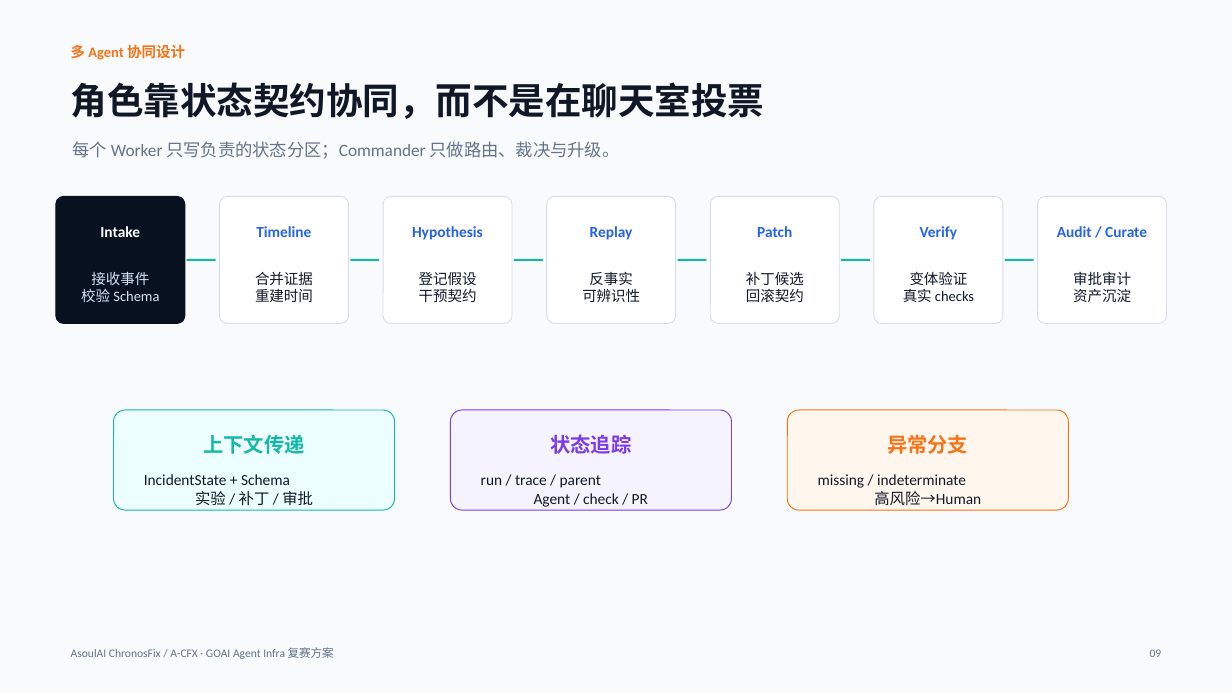
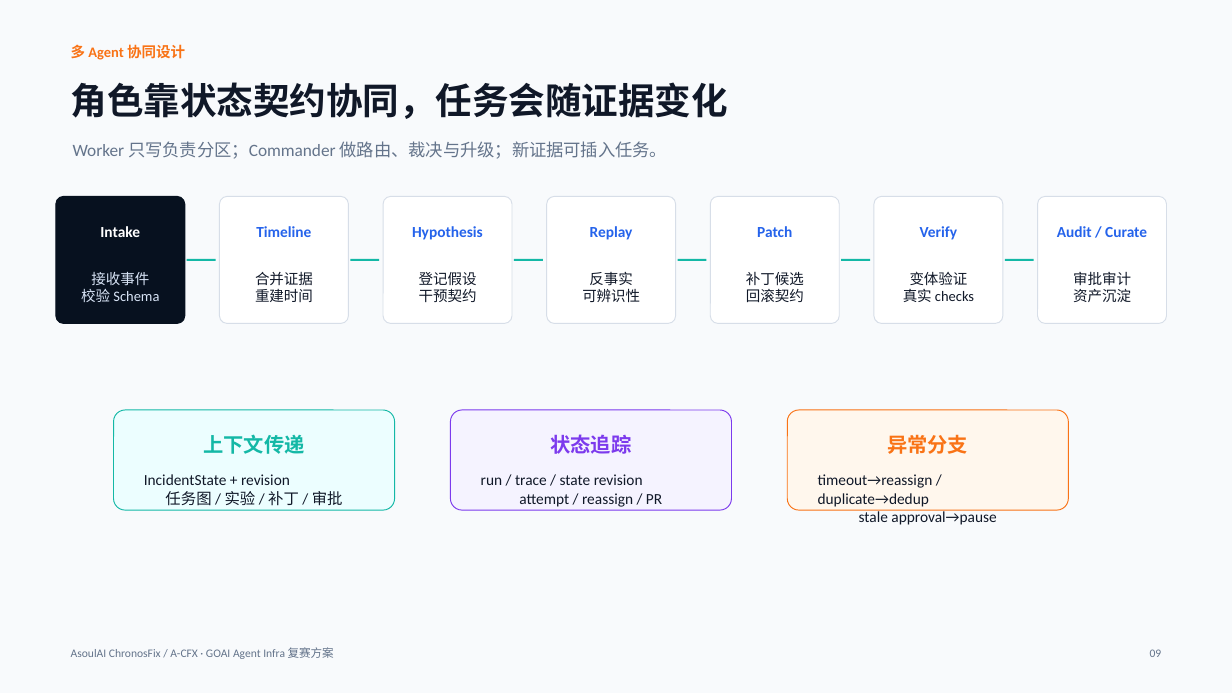
Before and after one commit to ASOUL-Official/asoulai-chronosfix, a slide deck: slide 9 of submission/ChronosFix_复赛方案.pptx. Drawn at 1232x693 pixels with LibreOffice and Linux fonts; fonts in the diff are those of the drawing. Boxes give left, top, right and bottom in pixels: in the first picture for what was removed or moved away, otherwise in the second. Text is boxed around its words. In the diff, an @@ line names an element or a change of style, - is before the commit and + after.

Commit message:
feat: let evidence choose the agent composition

```diff
--- a/submission/ChronosFix_复赛方案.pptx
+++ b/submission/ChronosFix_复赛方案.pptx
@@ text at (71,82,728,119): text changed @@
-角色靠状态契约协同，而不是在聊天室投票
+角色靠状态契约协同，任务会随证据变化
@@ text at (73,141,668,159): text changed @@
-每个 Worker 只写负责的状态分区；Commander 只做路由、裁决与升级。
+Worker 只写负责分区；Commander 做路由、裁决与升级；新证据可插入任务。
@@ text at (144,474,343,506): text changed @@
-IncidentState + Schema
-实验 / 补丁 / 审批
+IncidentState + revision
+任务图 / 实验 / 补丁 / 审批
@@ text at (481,474,662,507): text changed @@
-run / trace / parent
-Agent / check / PR
+run / trace / state revision
+attempt / reassign / PR
@@ text at (818,474,996,525): text changed @@
-missing / indeterminate
-高风险→Human
+timeout→reassign / duplicate→dedup
+stale approval→pause
```
Also in this commit, not shown: 11 other slides changed, 24 other files.
